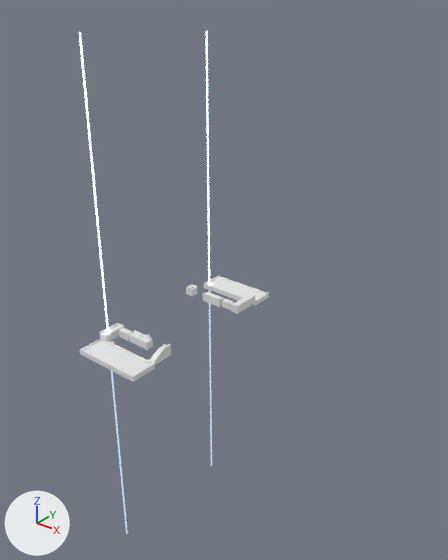
Renders of the Blender file scenes/v.blend from each side of a commit.
Rendered twice from a camera (50 mm lens) standing at (424.0, -454.0, 352.0) and looking at (31.0, 38.0, 47.0). Lighting does not change. The marker at lower left points along +X, +Y and +Z.

In view in the first picture: 'Goal1.L2', 'Goal2.L2', 'L2Bridge1', 'L2Bridge2', 'L2PlatformLong.001', 'L2PlatformLong.002', 'L2Raised1.002', 'L2Raised2.002', 'L2Ramp1.002', 'L2StartPoint2.002', 'MoveL2BridgeL', 'MoveL2BridgeR'.
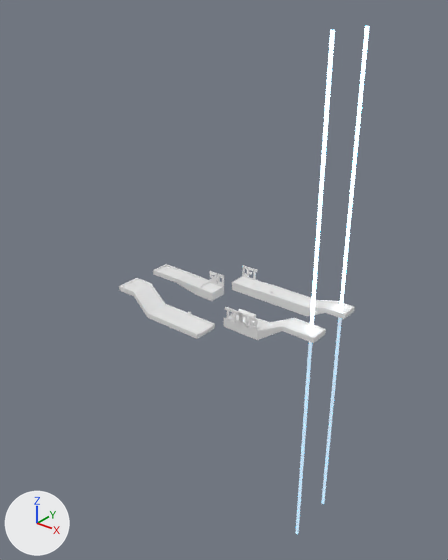
The edits, one by one:
Object 'L2PlatformLong.002' (ob_l2platformlong_002) is deleted.
Object 'L2PlatformLong.001' (ob_l2platformlong_001) is deleted.
Object 'L2Bridge2' (ob_l2bridge2) is deleted.
Object 'MoveL2BridgeL' (ob_movel2bridgel) is deleted.
Object 'MoveL2BridgeR' (ob_movel2bridger) is deleted.
Object 'L2StartPoint2.002' (ob_l2startpoint2_002) is deleted.
Object 'Goal1.L2' (ob_goal1_l2) moves from (-34.0, -80.0, 10.0) to (137.0, 120.0, 12.0).
Object 'Goal1.L2' (ob_goal1_l2) is rescaled from (1.0, 1.0, 300.0) to (2.0, 2.0, 300.0).
Object 'L2Ramp1.002' (ob_l2ramp1_002) is deleted.
Object 'L2Raised2.002' (ob_l2raised2_002) is deleted.
Object 'L2Bridge1' (ob_l2bridge1) is deleted.
Object 'L2Raised1.002' (ob_l2raised1_002) is deleted.
Object 'Goal2.L2' (ob_goal2_l2) moves from (-34.0, 90.0, 2.0) to (137.0, 55.0, 12.0).
Object 'Goal2.L2' (ob_goal2_l2) is rescaled from (1.0, 1.0, 300.0) to (2.0, 2.0, 300.0).
Object 'L1Platform1.001' (ob_l1platform1_001) is new; it shows a copy of the mesh of ob_l1platform1_001.
Its location is (72.0, 43.0, -2.0).
Its rotation in degrees is (0, 0, -180).
Object 'MoveL1Platform2' (ob_movel1platform2) is new; it shows a copy of the mesh of ob_movel1platform2.
Its location is (48.0, 43.0, -2.0).
Its rotation in degrees is (0, 0, -180).
Object 'L1Platform3' (ob_l1platform3) is new; it shows a copy of the mesh of ob_l1platform3.
Its location is (24.0, 120.0, 0.0).
Object 'L1Platform1' (ob_l1platform1) is new; it shows a copy of the mesh of ob_l1platform1.
Its location is (-24.0, 80.0, 0.0).
Object 'MoveL1Platform1' (ob_movel1platform1) is new; it shows a copy of the mesh of ob_movel1platform1.
Its location is (0.0, 120.0, 0.0).
Object 'L1Platform2' (ob_l1platform2) is new; it shows a copy of the mesh of ob_l1platform2.
Its location is (0.0, 0.0, 0.0).

Changed parts and their boxes (x1, y1, x2, y2) in the pictures (448 x 560 px):
'Goal1.L2', moved, rescaled: before (79, 32, 128, 534); after (321, 26, 369, 504)
'Goal2.L2', moved, rescaled (486% wider, 16% taller): before (206, 31, 212, 466); after (295, 30, 335, 534)
'L1Platform2', added: after (119, 278, 215, 339)
'L1Platform3', added: after (247, 281, 355, 319)
'L2PlatformLong.001', deleted: before (80, 339, 155, 382)
'L1Platform1.001', added: after (240, 312, 326, 343)
'L1Platform1', added: after (153, 264, 224, 301)
'L2PlatformLong.002', deleted: before (204, 276, 269, 306)
'MoveL1Platform1', added: after (232, 265, 258, 295)
'MoveL1Platform2', added: after (224, 307, 256, 333)
'L2Bridge1', deleted: before (129, 330, 153, 350)
'L2Raised2.002', deleted: before (231, 294, 255, 314)
'L2Raised1.002', deleted: before (100, 323, 124, 341)
'L2Ramp1.002', deleted: before (148, 344, 171, 365)
'L2Bridge2', deleted: before (202, 292, 224, 307)
'MoveL2BridgeL', deleted: before (119, 328, 132, 341)
'L2StartPoint2.002', deleted: before (186, 284, 197, 296)
'MoveL2BridgeR', deleted: before (222, 298, 234, 310)
